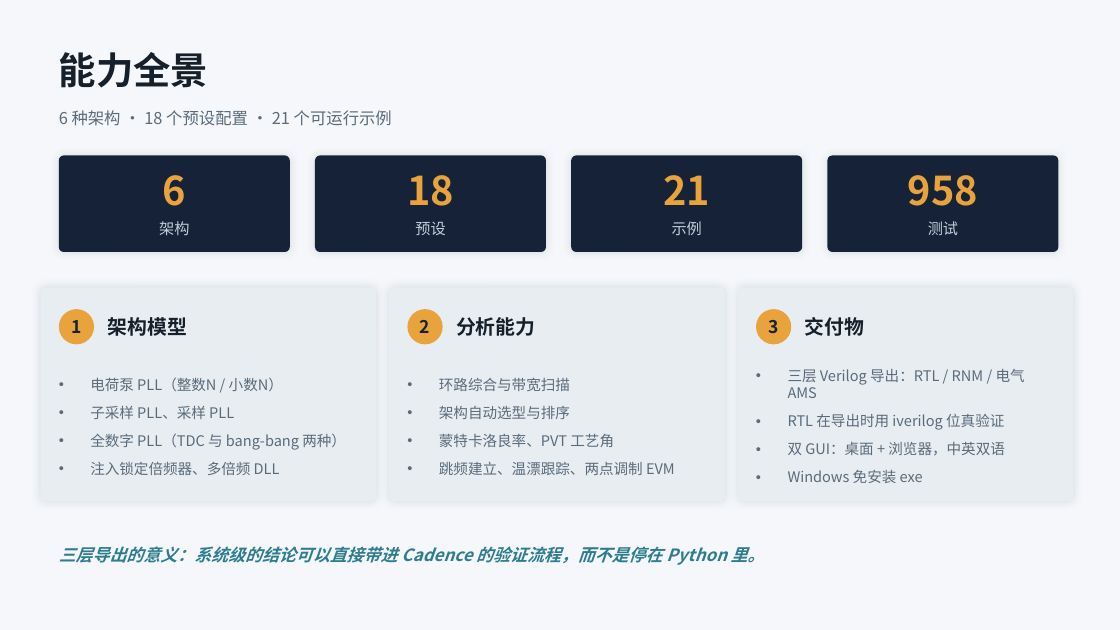
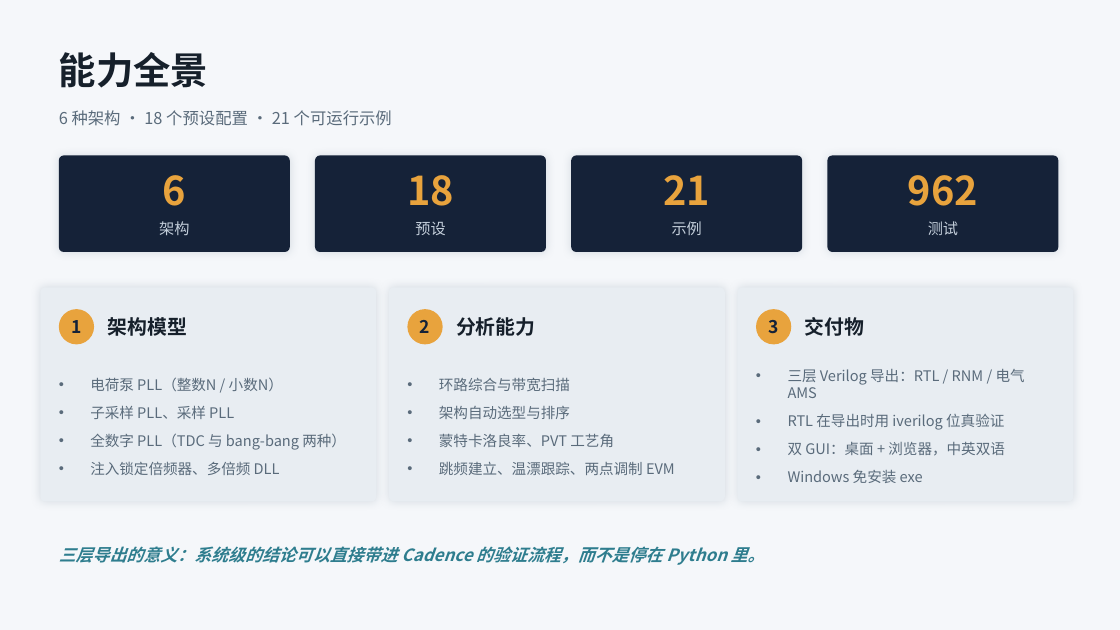
Before and after one commit to alexyudragonsword-collab/pll_simulator, a slide deck: slide 3 of docs/reports/pllsim-项目总结-v0.9.4.pptx. Drawn at 1120x630 pixels with LibreOffice and Linux fonts; fonts in the diff are those of the drawing. Boxes give left, top, right and bottom in pixels: in the first picture for what was removed or moved away, otherwise in the second. Text is boxed around its words. In the diff, an @@ line names an element or a change of style, - is before the commit and + after.

```diff
--- a/docs/reports/pllsim-项目总结-v0.9.4.pptx
+++ b/docs/reports/pllsim-项目总结-v0.9.4.pptx
@@ text at [908,175,978,206]: text changed @@
-958
+962
```
Also in this commit, not shown: 2 other slides changed, 48 other files.
